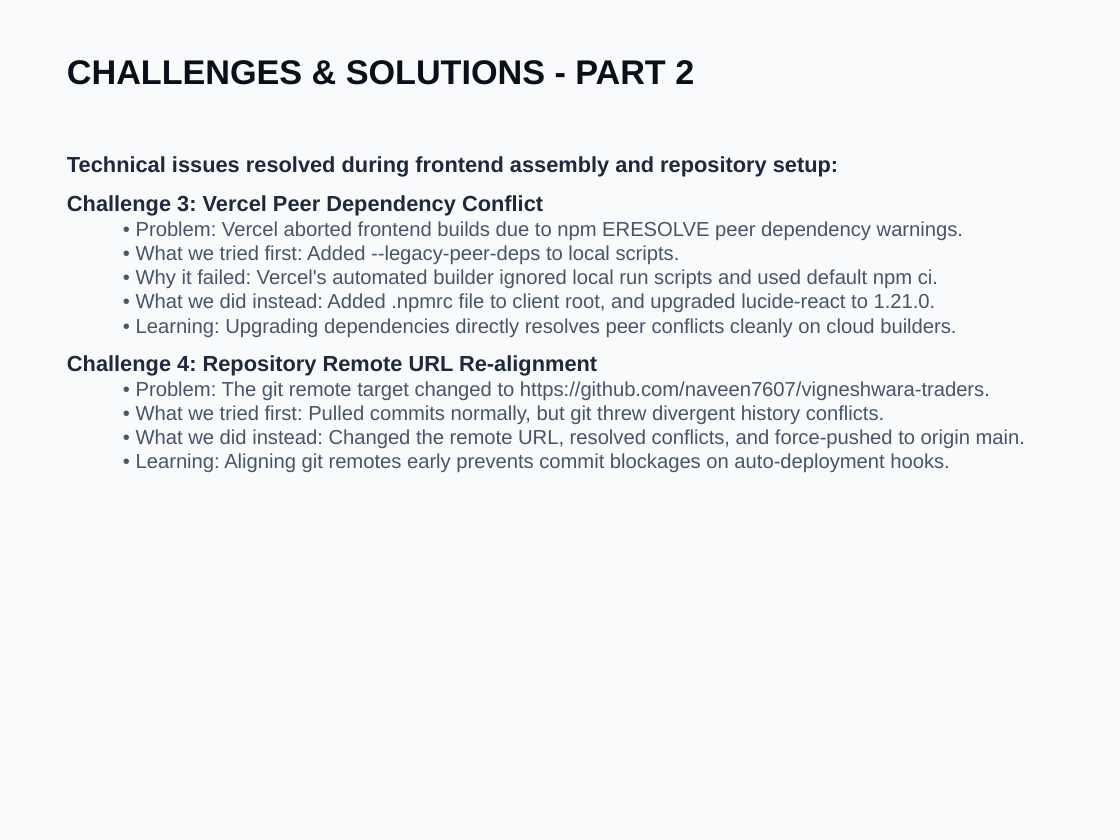
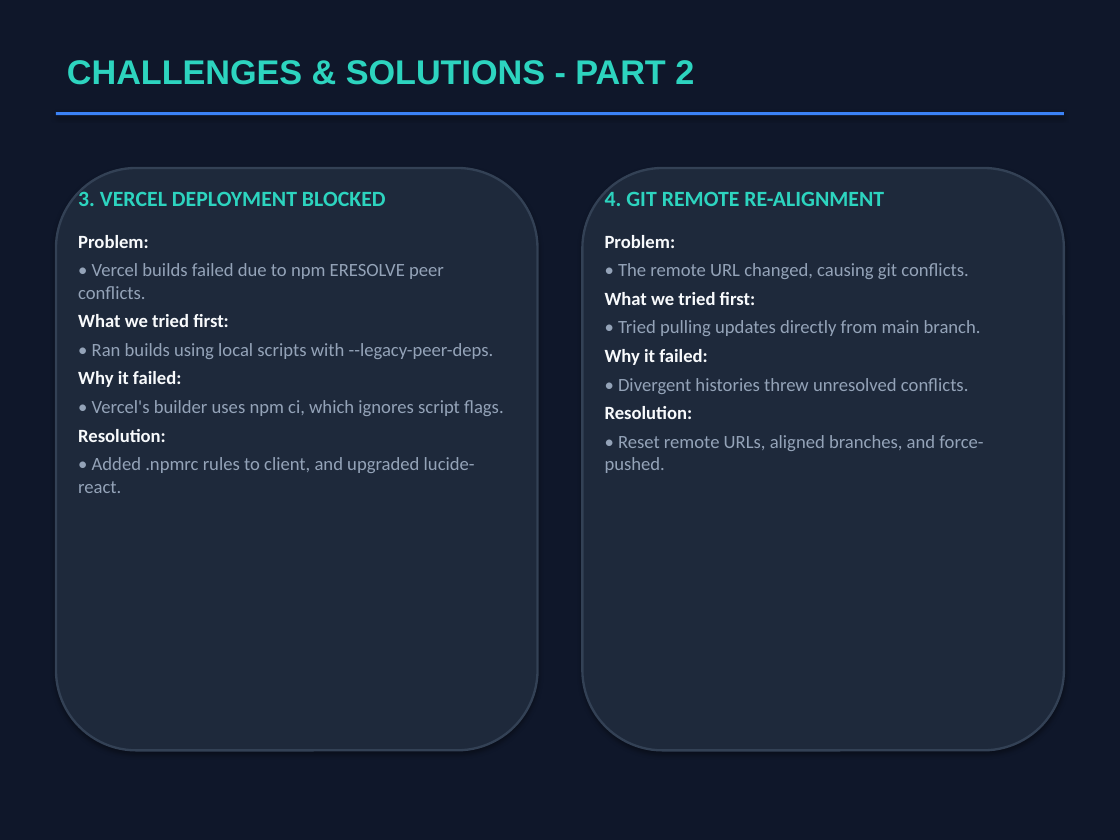
Before and after one commit to naveen7607/vigneshwara-traders, a slide deck: slide 13 of Final Presentation.pptx. Drawn at 1120x840 pixels with LibreOffice and Linux fonts; fonts in the diff are those of the drawing. Boxes give left, top, right and bottom in pixels: in the first picture for what was removed or moved away, otherwise in the second. Text is boxed around its words. In the diff, an @@ line names an element or a change of style, - is before the commit and + after.

Commit message:
docs: redesign Final Presentation with dark tech theme and multi-column layouts

```diff
--- a/Final Presentation.pptx
+++ b/Final Presentation.pptx
@@ background #F8FAFC to #0F172A @@
@@ text "CHALLENGES & SOLUTIONS - PART ..." at (x1=67, y1=60, x2=694, y2=85): text colour #0B0F19 to #2DD4BF @@
@@ rectangle added at (x1=56, y1=112, x2=1064, y2=115), fill #3B82F6 @@
@@ rounded rectangle added at (x1=56, y1=168, x2=538, y2=750), fill #1E293B, outline #334155 1.5 pt @@
@@ text removed at (x1=67, y1=156, x2=1025, y2=472) @@
-Technical issues resolved during frontend assembly and repository setup:
-Challenge 3: Vercel Peer Dependency Conflict
-  • Problem: Vercel aborted frontend builds due to npm ERESOLVE peer dependency warnings.
-  • What we tried first: Added --legacy-peer-deps to local scripts.
-  • Why it failed: Vercel's automated builder ignored local run scripts and used default npm ci.
-  • What we did instead: Added .npmrc file to client root, and upgraded lucide-react to 1.21.0.
-  • Learning: Upgrading dependencies directly resolves peer conflicts cleanly on cloud builders.
-Challenge 4: Repository Remote URL Re-alignment
-  • Problem: The git remote target changed to https://github.com/naveen7607/vigneshwara-traders.
-  • What we tried first: Pulled commits normally, but git threw divergent history conflicts.
-  • What we did instead: Changed the remote URL, resolved conflicts, and force-pushed to origin main.
-  • Learning: Aligning git remotes early prevents commit blockages on auto-deployment hooks.
@@ rounded rectangle added at (x1=582, y1=168, x2=1064, y2=750), fill #1E293B, outline #334155 1.5 pt @@
@@ text added at (x1=78, y1=191, x2=504, y2=493), 12 pt, text #94A3B8 @@
+3. VERCEL DEPLOYMENT BLOCKED
+Problem:
+• Vercel builds failed due to npm ERESOLVE peer conflicts.
+What we tried first:
+• Ran builds using local scripts with --legacy-peer-deps.
+Why it failed:
+• Vercel's builder uses npm ci, which ignores script flags.
+Resolution:
+• Added .npmrc rules to client, and upgraded lucide-react.
@@ text added at (x1=605, y1=191, x2=983, y2=473), 12 pt, text #94A3B8 @@
+4. GIT REMOTE RE-ALIGNMENT
+Problem:
+• The remote URL changed, causing git conflicts.
+What we tried first:
+• Tried pulling updates directly from main branch.
+Why it failed:
+• Divergent histories threw unresolved conflicts.
+Resolution:
+• Reset remote URLs, aligned branches, and force-pushed.
```
Also in this commit, not shown: 7 other slides changed, 8 slides added, 8 slides removed.
